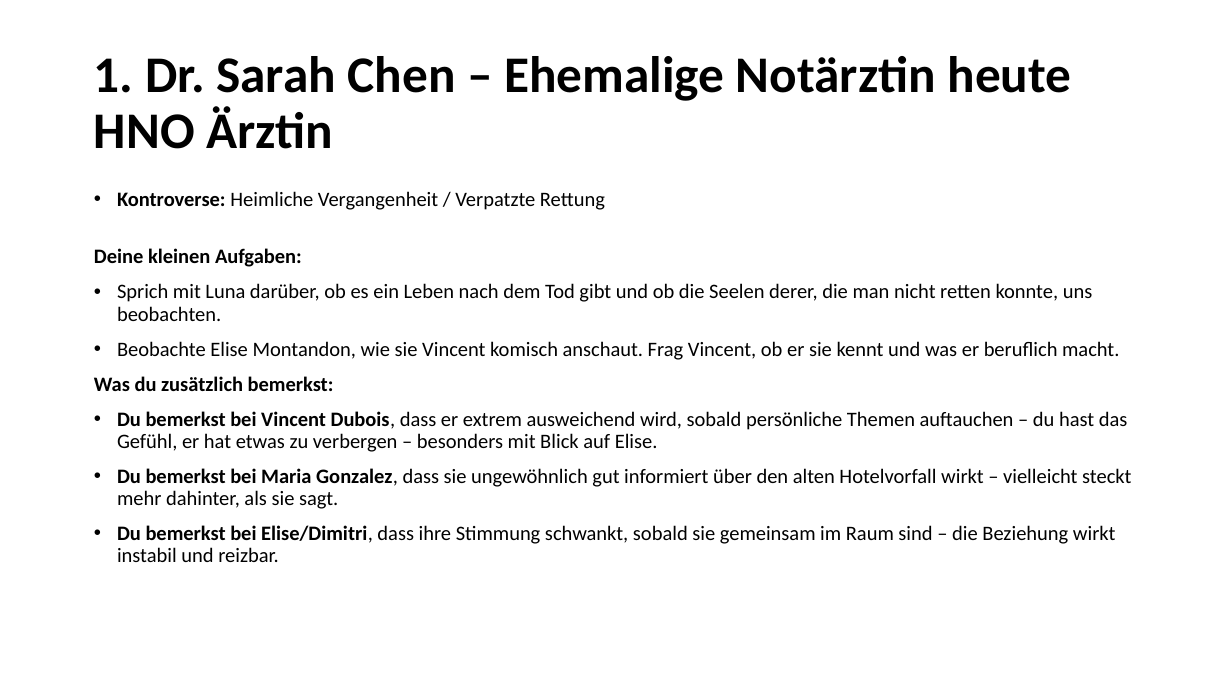
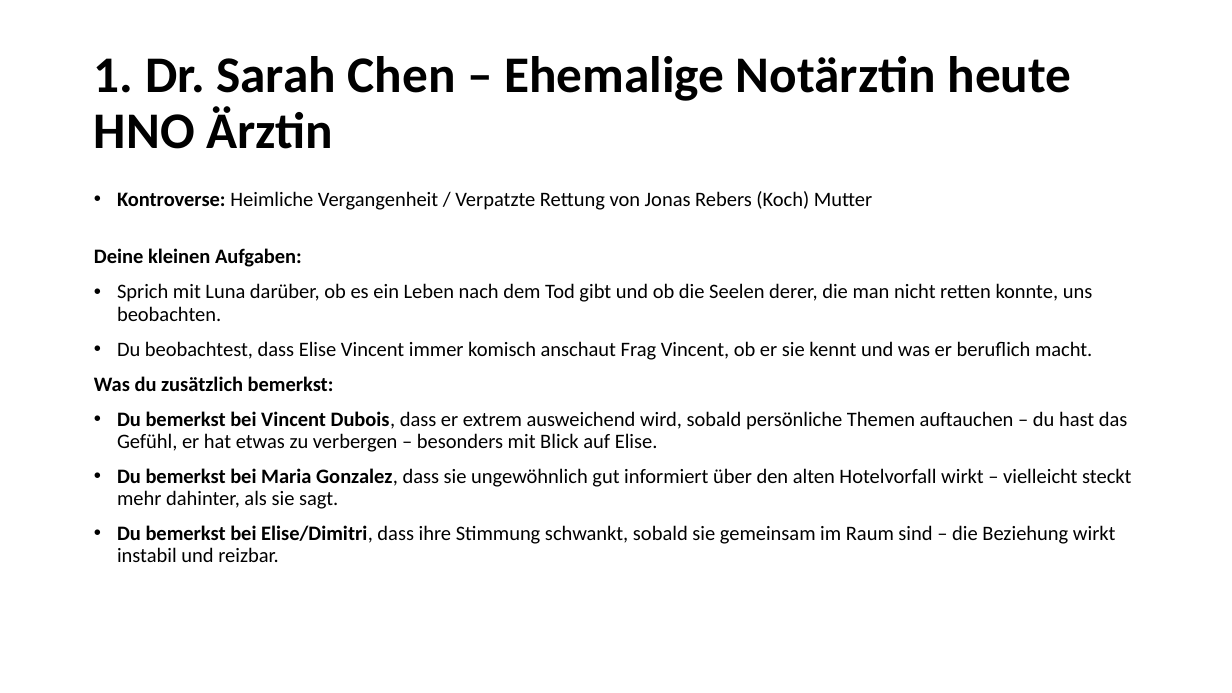
Before and after one commit to LkySlevin/krimidinner_app, a slide deck: slide 5 of Misc/Krimidinner.pptx (slide 6 before the commit). Drawn at 1232x693 pixels with LibreOffice and Linux fonts; fonts in the diff are those of the drawing. Boxes give left, top, right and bottom in pixels: in the first picture for what was removed or moved away, otherwise in the second. Text is boxed around its words. In the diff, an @@ line names an element or a change of style, - is before the commit and + after.

```diff
--- a/Misc/Krimidinner.pptx
+++ b/Misc/Krimidinner.pptx
@@ text at box(117, 191, 872, 210): text changed @@
-• Kontroverse: Heimliche Vergangenheit / Verpatzte Rettung
+• Kontroverse: Heimliche Vergangenheit / Verpatzte Rettung von Jonas Rebers (Koch) Mutter
@@ text at box(117, 341, 1092, 360): text changed @@
-• Beobachte Elise Montandon, wie sie Vincent komisch anschaut. Frag Vincent, ob er sie kennt und was er beruflich macht.
+• Du beobachtest, dass Elise Vincent immer komisch anschaut Frag Vincent, ob er sie kennt und was er beruflich macht.
```
Also in this commit, not shown: 8 other slides changed, 1 slide removed, 16 other files.
